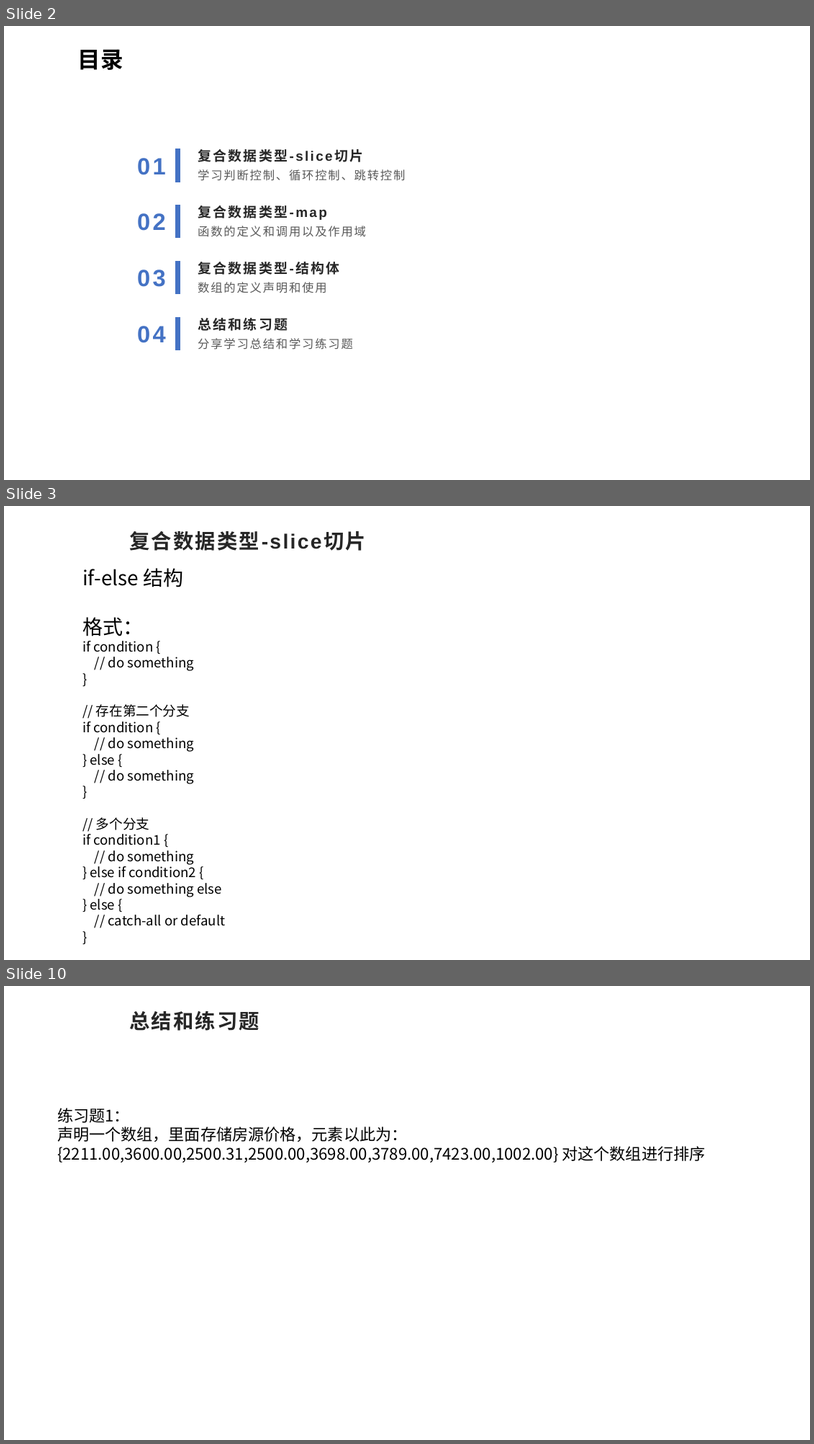
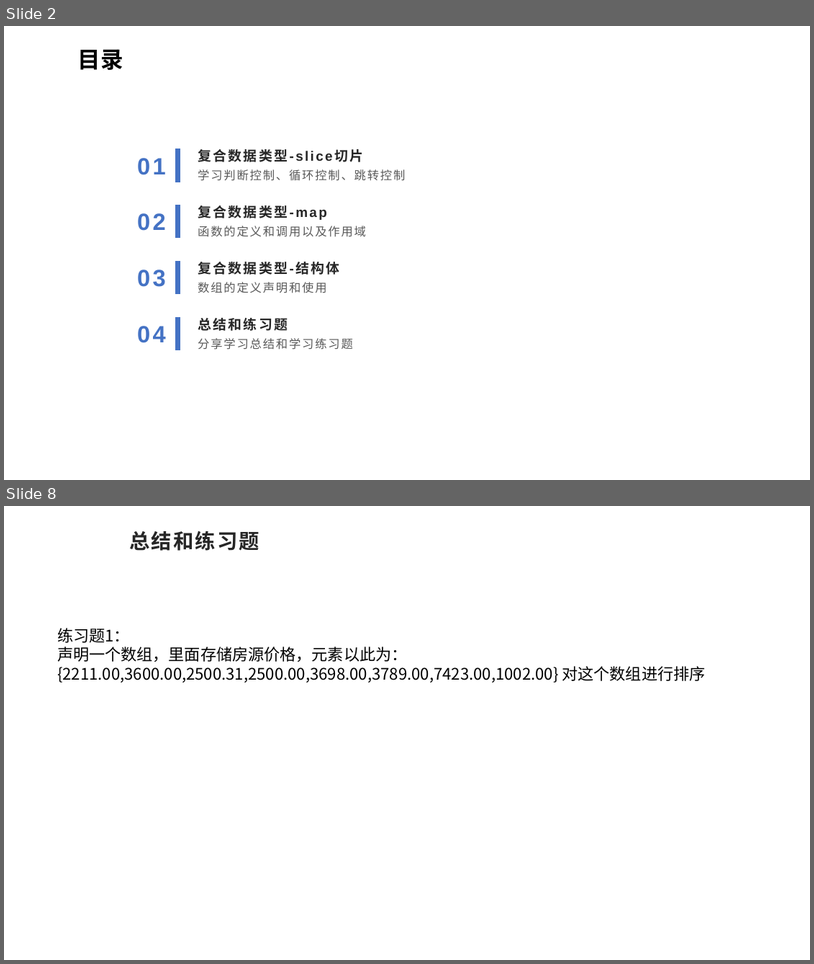
Before and after one commit to sqc157400661/better_study_for_golang, a slide deck: 04/go基础知识.pptx. Shown one above the other, each under a label of ours: slides 2, 3 and 10 before the commit, slides 2 and 8 after it; the slides between them are not shown. The pictures are 814x1444 and 814x964 pixels, drawn with LibreOffice and Linux fonts; fonts in the diff are those of the drawing; background and template pictures are left out. Boxes give left, top, right and bottom in pixels: in the first picture for what was removed or moved away, otherwise in the second. Text is boxed around its words. In the diff, an @@ line names an element or a change of style, - is before the commit and + after.

Commit message:
map知识和部分结构体相关知识

```diff
--- a/04/go基础知识.pptx
+++ b/04/go基础知识.pptx
@@ slide 3 removed at [4, 506, 810, 960], background picture (left out) @@
@@ title removed at [129, 531, 366, 551] @@
-复合数据类型-slice切片
@@ text removed at [82, 568, 226, 926] @@
-if-else 结构
-格式：
-if condition {
-// do something
-}
-// 存在第二个分支
-if condition {
-// do something
-} else {
-// do something
-}
-// 多个分支
-if condition1 {
-// do something
-} else if condition2 {
-// do something else
-} else {
-// catch-all or default
-}
@@ what was slide 10 is now slide 8 @@
```
Also in this commit, not shown: 1 slide changed, 4 slides added, 5 other slides removed, 7 other files.
